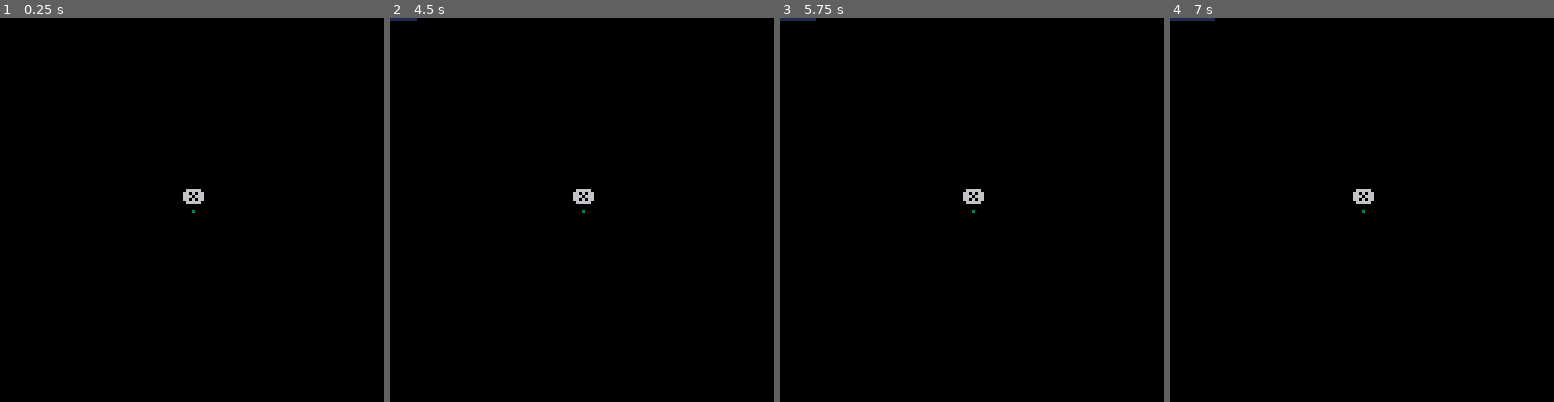
Above: before the commit, frames 1-4 (left to right).
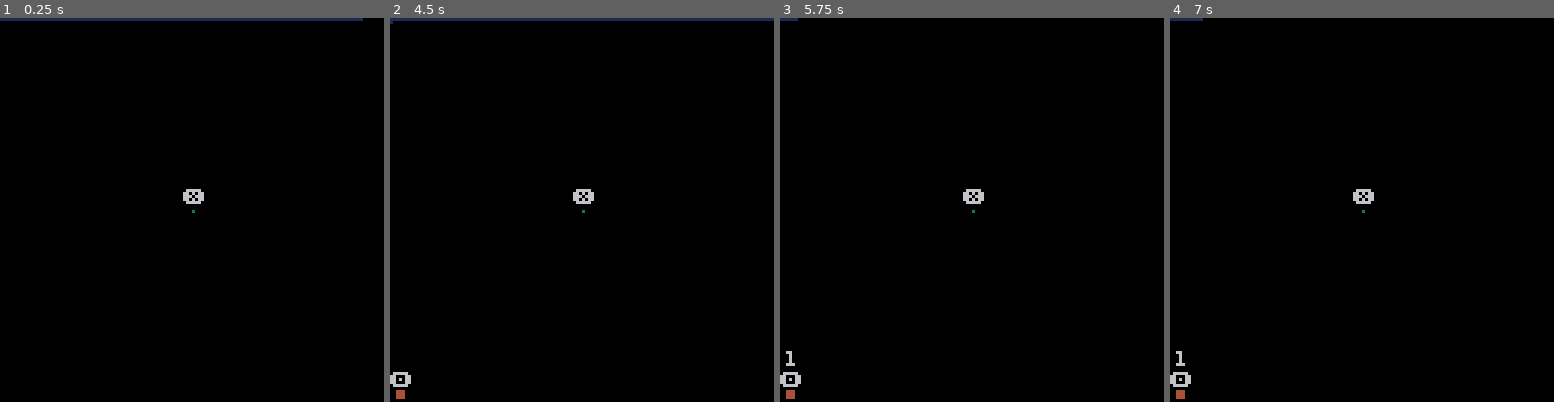
Above: after the commit, the same moments.

Repository: 0x4D5352/mussar.p8
Game: PICO-8 cartridge incremental.p8
Same seed, same stepped clock (60 frames per second), same inputs: the game is played once before the commit and once after it.
Inputs:
- Up to frame 1 (0.25 s): no input
- Up to frame 2 (4.5 s): tap O (Z key) at 0.33, 0.7, 1.43, 2.22, 3.1, 3.98 s; tap X (X key) at 1.07, 2.07, 2.4, 2.73, 3.07, 3.4, 3.73, 4.07, 4.4 s; hold Down 2.42-2.82 s; hold Up 3.58-4.08 s
- Up to frame 3 (5.75 s): hold Down 4.58-5.08 s; tap X (X key) every 0.33 s from 4.73 to 5.73 s; tap O (Z key) at 4.87 s
- Up to frame 4 (7 s): tap O (Z key) at 5.75, 6.63 s; hold Up 5.85-6.18 s; tap X (X key) at 6.07, 6.4, 6.73 s; hold Down from 6.68 s (still down)

The runs differ from the first frame. In frame 1, 0.7% of the frame differs, in the area x 0-95%, y 0-1%; in frame 2, 0.9%, in the area x 0-100%, y 0-100%; in frame 3, 0.3%; in frame 4, 0.3%.

Commit message:
feat: update incremental.p8 and start space-colonizing.p8

Diff:
--- a/incremental.p8
+++ b/incremental.p8
@@ -45,10 +45,10 @@
 			y = 126
 		},c = bg + 6
 	}
-	clix=0
+	clix=120
 	cooldown=false
 	last = t()
-	refreshrate = 6
+	refreshrate = 1
 	debug = false
 	shopopen = false
 	sizeopen = false
--- /dev/null
+++ b/space-colonizing.p8
@@ -0,0 +1,69 @@
+pico-8 cartridge // http://www.pico-8.com
+version 30
+__lua__
+
+-- classes
+
+function create_attractor()
+	randw=rnd(128)
+	randh=rnd(128)
+		pt={x=randw,y=randh} setmetatable(pt, vec2d)
+	return {
+		pt=pt,
+	}
+end
+
+vec2d={
+ __add=function(a,b)
+  return {x=(a.x+b.x), y=(a.y+b.y)}
+ end
+}
+
+-- e.g. for above
+-- v1={x=2,y=9} setmetatable(v1, vec2d)
+-- v2={x=1,y=5} setmetatable(v2, vec2d)
+-- v3 = v1+v2
+-- print(v3.x..","..v3.y) -- 3,14
+
+-- _draw() called once per frame
+function _draw()
+end
+
+-- _update(): called 30 fps
+-- (use _update60 for 60fps)
+function _update()
+end
+
+-- _init() called once at start
+function _init()
+end
+
+__gfx__
+00000000000000000000000000000000000000000000000000000000000000000000000000000000000000000000000000000000000000000000000000000000
+00000000000000000000000000000000000000000000000000000000000000000000000000000000000000000000000000000000000000000000000000000000
+00700700000000000000000000000000000000000000000000000000000000000000000000000000000000000000000000000000000000000000000000000000
+00077000000000000000000000000000000000000000000000000000000000000000000000000000000000000000000000000000000000000000000000000000
+00077000000000000000000000000000000000000000000000000000000000000000000000000000000000000000000000000000000000000000000000000000
+00700700000000000000000000000000000000000000000000000000000000000000000000000000000000000000000000000000000000000000000000000000
+
+__map__
+0000000000000000000000000000000000000000000000000000000000000000000000000000000000000000000000000000000000000000000000000000000000000000000000000000000000000000000000000000000000000000000000000000000000000000000000000000000000000000000000000000000000000000
+0000000000000000000000000000000000000000000000000000000000000000000000000000000000000000000000000000000000000000000000000000000000000000000000000000000000000000000000000000000000000000000000000000000000000000000000000000000000000000000000000000000000000000
+0000000000000000000000000000000000000000000000000000000000000000000000000000000000000000000000000000000000000000000000000000000000000000000000000000000000000000000000000000000000000000000000000000000000000000000000000000000000000000000000000000000000000000
+0000000000000000000000000000000000000000000000000000000000000000000000000000000000000000000000000000000000000000000000000000000000000000000000000000000000000000000000000000000000000000000000000000000000000000000000000000000000000000000000000000000000000000
+0000000000000000000000000000000000000000000000000000000000000000000000000000000000000000000000000000000000000000000000000000000000000000000000000000000000000000000000000000000000000000000000000000000000000000000000000000000000000000000000000000000000000000
+0000000000000000000000000000000000000000000000000000000000000000000000000000000000000000000000000000000000000000000000000000000000000000000000000000000000000000000000000000000000000000000000000000000000000000000000000000000000000000000000000000000000000000
+0000000000000000000000000000000000000000000000000000000000000000000000000000000000000000000000000000000000000000000000000000000000000000000000000000000000000000000000000000000000000000000000000000000000000000000000000000000000000000000000000000000000000000
+0000000000000000000000000000000000000000000000000000000000000000000000000000000000000000000000000000000000000000000000000000000000000000000000000000000000000000000000000000000000000000000000000000000000000000000000000000000000000000000000000000000000000000
+0000000000000000000000000000000000000000000000000000000000000000000000000000000000000000000000000000000000000000000000000000000000000000000000000000000000000000000000000000000000000000000000000000000000000000000000000000000000000000000000000000000000000000
+0000000000000000000000000000000000000000000000000000000000000000000000000000000000000000000000000000000000000000000000000000000000000000000000000000000000000000000000000000000000000000000000000000000000000000000000000000000000000000000000000000000000000000
+0000000000000000000000000000000000000000000000000000000000000000000000000000000000000000000000000000000000000000000000000000000000000000000000000000000000000000000000000000000000000000000000000000000000000000000000000000000000000000000000000000000000000000
+0000000000000000000000000000000000000000000000000000000000000000000000000000000000000000000000000000000000000000000000000000000000000000000000000000000000000000000000000000000000000000000000000000000000000000000000000000000000000000000000000000000000000000
+0000000000000000000000000000000000000000000000000000000000000000000000000000000000000000000000000000000000000000000000000000000000000000000000000000000000000000000000000000000000000000000000000000000000000000000000000000000000000000000000000000000000000000
+0000000000000000000000000000000000000000000000000000000000000000000000000000000000000000000000000000000000000000000000000000000000000000000000000000000000000000000000000000000000000000000000000000000000000000000000000000000000000000000000000000000000000000
+0000000000000000000000000000000000000000000000000000000000000000000000000000000000000000000000000000000000000000000000000000000000000000000000000000000000000000000000000000000000000000000000000000000000000000000000000000000000000000000000000000000000000000
+0000000000000000000000000000000000000000000000000000000000000000000000000000000000000000000000000000000000000000000000000000000000000000000000000000000000000000000000000000000000000000000000000000000000000000000000000000000000000000000000000000000000000000
+…(4 lines of a section not shown)…
Not shown, changed: the music (__music__) section of space-colonizing.p8
Not shown, changed: the sound effects (__sfx__) section of space-colonizing.p8
